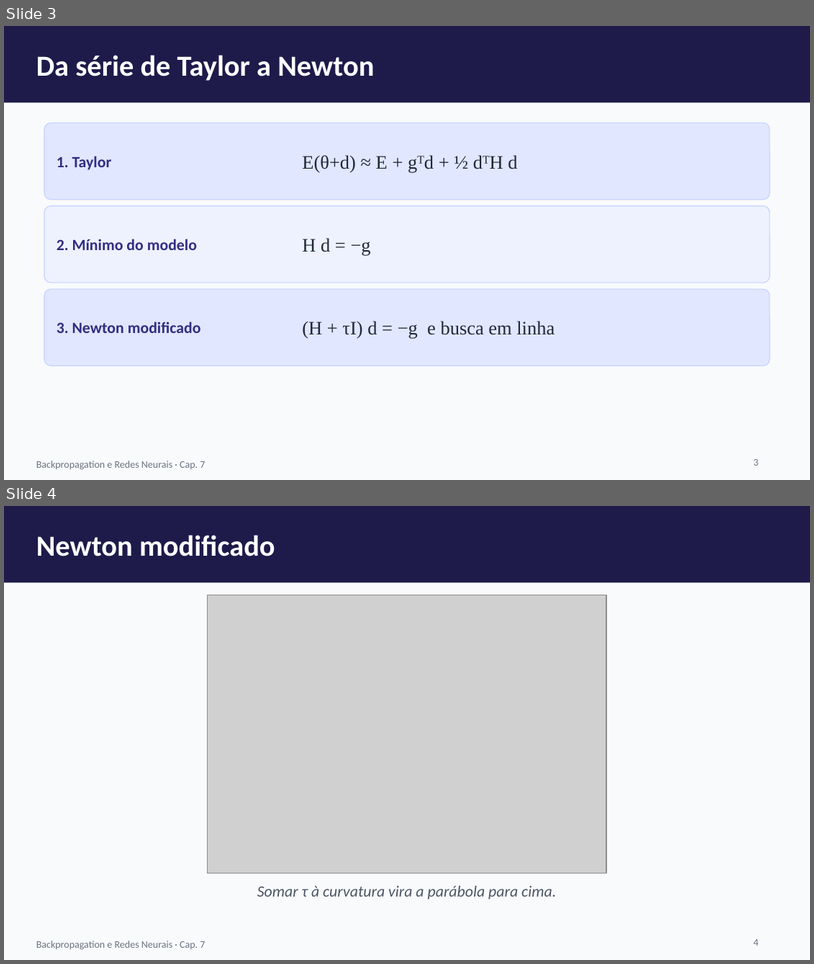
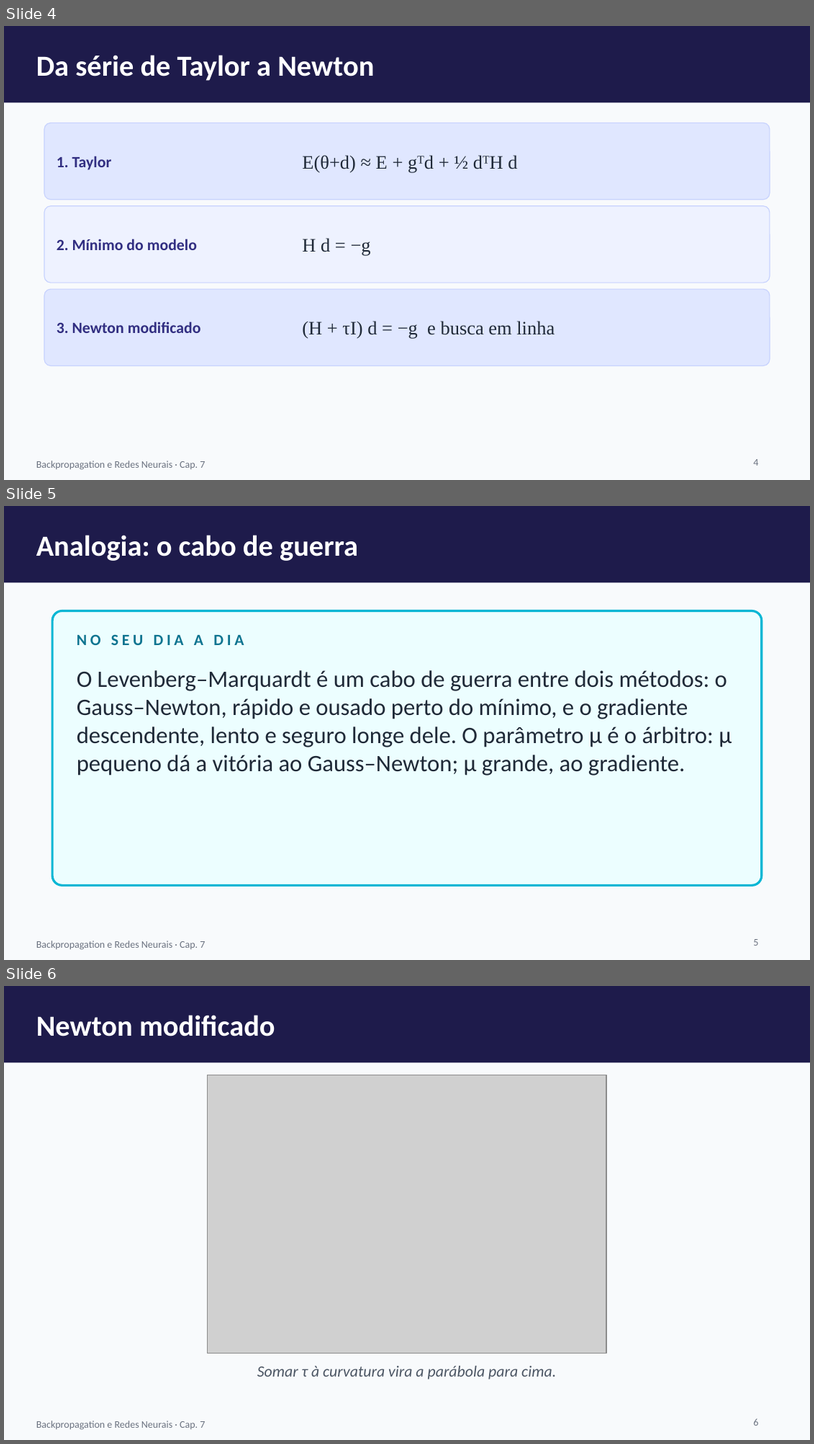
Before and after one commit to arakenmedeiros/claude, a slide deck: redes_neurais/slides/cap07_Levenberg_Marquardt.pptx. Shown one above the other, each under a label of ours: slides 3 and 4 before the commit, slides 4, 5 and 6 after it. The pictures are 814x964 and 814x1444 pixels, drawn with LibreOffice and Linux fonts; fonts in the diff are those of the drawing; grey boxes stand for pictures. Boxes give left, top, right and bottom in pixels: in the first picture for what was removed or moved away, otherwise in the second. Text is boxed around its words. In the diff, an @@ line names an element or a change of style, - is before the commit and + after.

```diff
--- a/redes_neurais/slides/cap07_Levenberg_Marquardt.pptx
+++ b/redes_neurais/slides/cap07_Levenberg_Marquardt.pptx
@@ slide 5 added at [4,506,810,960], background #F8FAFC; not listed: 2 template elements that a slide beside it also shows @@
@@ text added at [36,535,358,561], 26 pt, text #FFFFFF, bold @@
+Analogia: o cabo de guerra
@@ rounded rectangle added at [52,611,762,885], fill #ECFEFF, outline #06B6D4 2 pt @@
@@ text added at [77,634,244,645], 14 pt, text #0E7490, bold @@
+NO SEU DIA A DIA
@@ text added at [77,670,732,775], 21 pt, text #1F2937 @@
+O Levenberg–Marquardt é um cabo de guerra entre dois métodos: o Gauss–Newton, rápido e ousado perto do mínimo, e o gradiente descendente, lento e seguro longe dele. O parâmetro μ é o árbitro: μ pequeno dá a vitória ao Gauss–Newton; μ grande, ao gradiente.
@@ page number added at [754,939,759,945], 9 pt, text #6B7280 @@
+5
@@ what was slide 3 is now slide 4 @@
@@ page number at [754,459,759,465]: text changed @@
-3
+4
@@ what was slide 4 is now slide 6 @@
@@ page number at [754,1418,759,1425]: text changed @@
-4
+6
```
Also in this commit, not shown: 5 other slides added, 10 other files.
